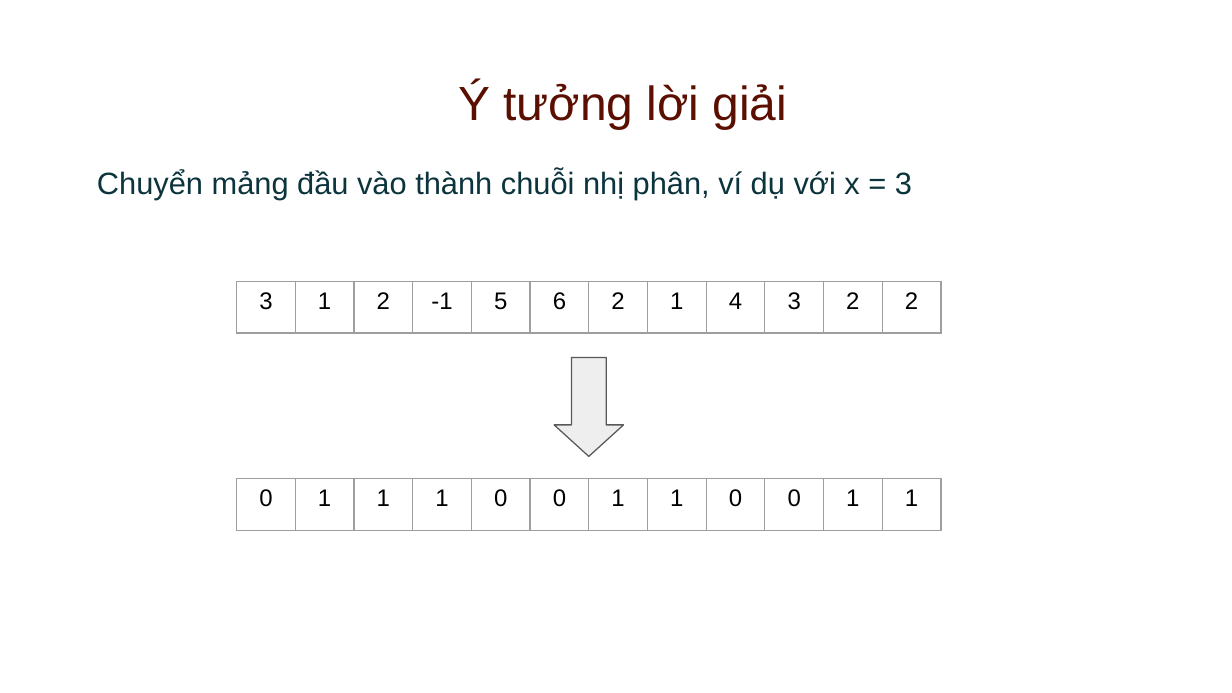
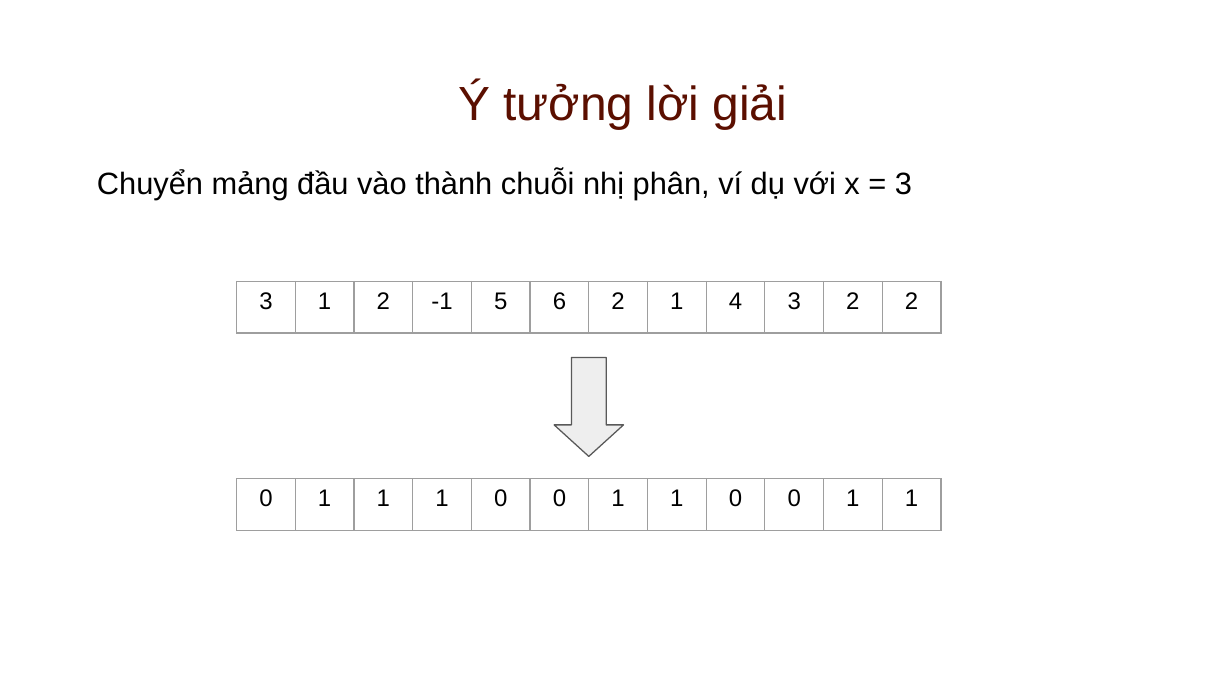
Before and after one commit to quangtung97-study/20181-design-algorithms, a slide deck: slide 22 of Slides/Design & Analysis FFT.odp (slide 9 before the commit). Drawn at 1232x693 pixels with LibreOffice and Linux fonts; fonts in the diff are those of the drawing. Boxes give left, top, right and bottom in pixels: in the first picture for what was removed or moved away, otherwise in the second. Text is boxed around its words. In the diff, an @@ line names an element or a change of style, - is before the commit and + after.

```diff
--- a/Slides/Design & Analysis FFT.odp
+++ b/Slides/Design & Analysis FFT.odp
@@ text "Chuyển mảng đầu vào thành ..." at (x1=97, y1=169, x2=912, y2=199): text colour #0C343D to #000000 @@
```
Also in this commit, not shown: 1 other slide changed, 8 slides added, 1 slide removed, 3 other files.
